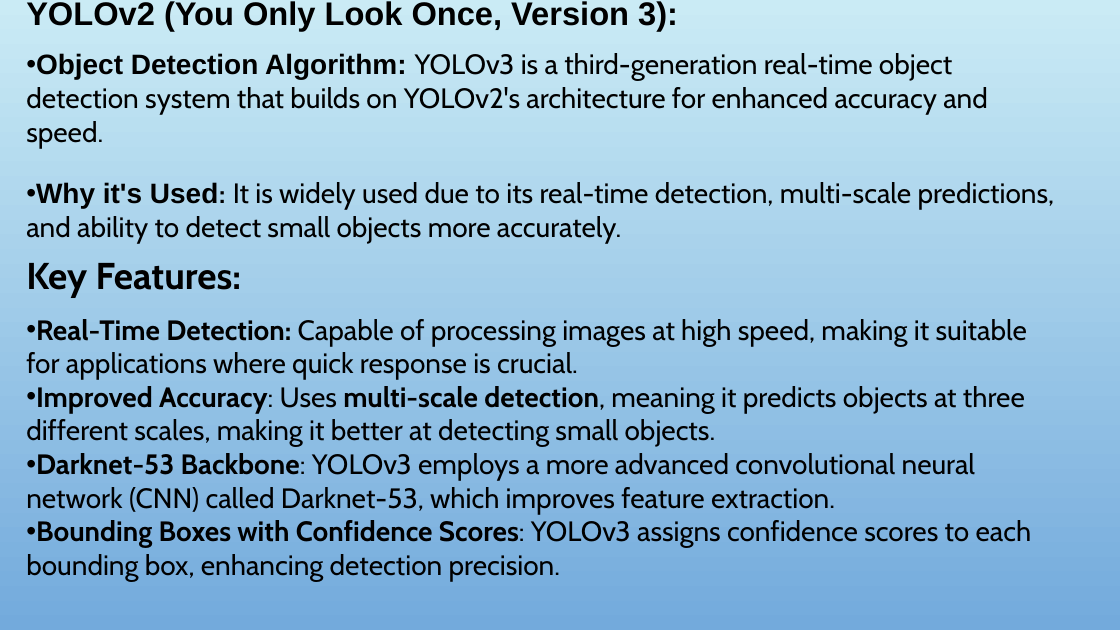
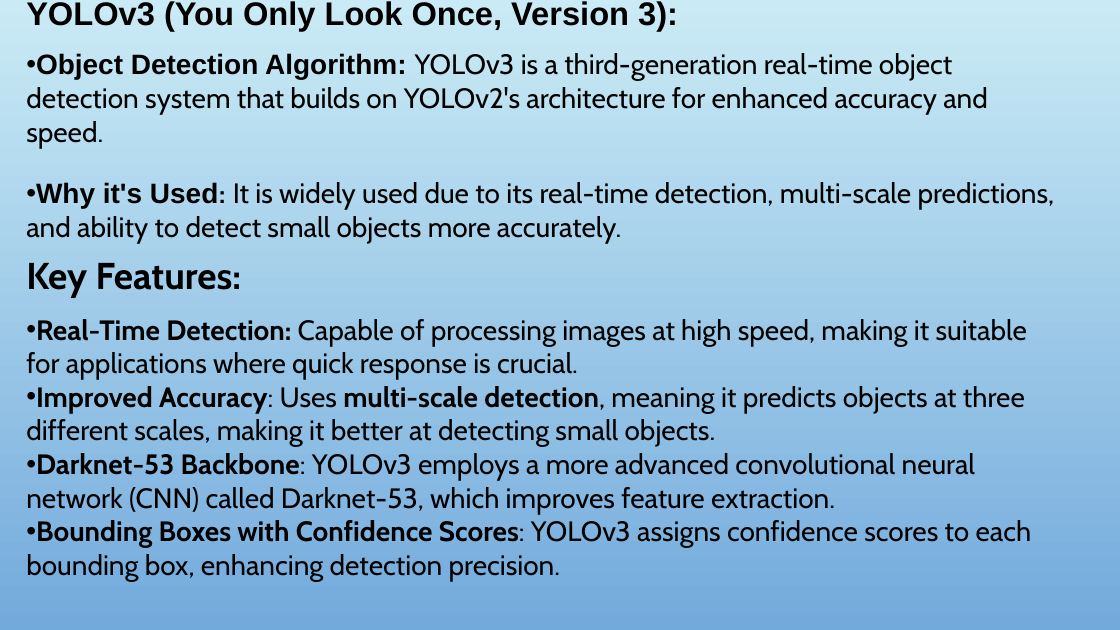
Before and after one commit to Hemamagam/Project-_10_AWS, a slide deck: slide 5 of OCR_Project/Project _10_AWS.pptx. Drawn at 1120x630 pixels with LibreOffice and Linux fonts; fonts in the diff are those of the drawing; background and template pictures are left out. Boxes give left, top, right and bottom in pixels: in the first picture for what was removed or moved away, otherwise in the second. Text is boxed around its words. In the diff, an @@ line names an element or a change of style, - is before the commit and + after.

```diff
--- a/OCR_Project/Project _10_AWS.pptx
+++ b/OCR_Project/Project _10_AWS.pptx
@@ text at (26, 1, 678, 31): text changed @@
-YOLOv2 (You Only Look Once, Version 3):
+YOLOv3 (You Only Look Once, Version 3):
```
Also in this commit, not shown: 1 other slide changed, 4 slides added, 1 slide removed.
